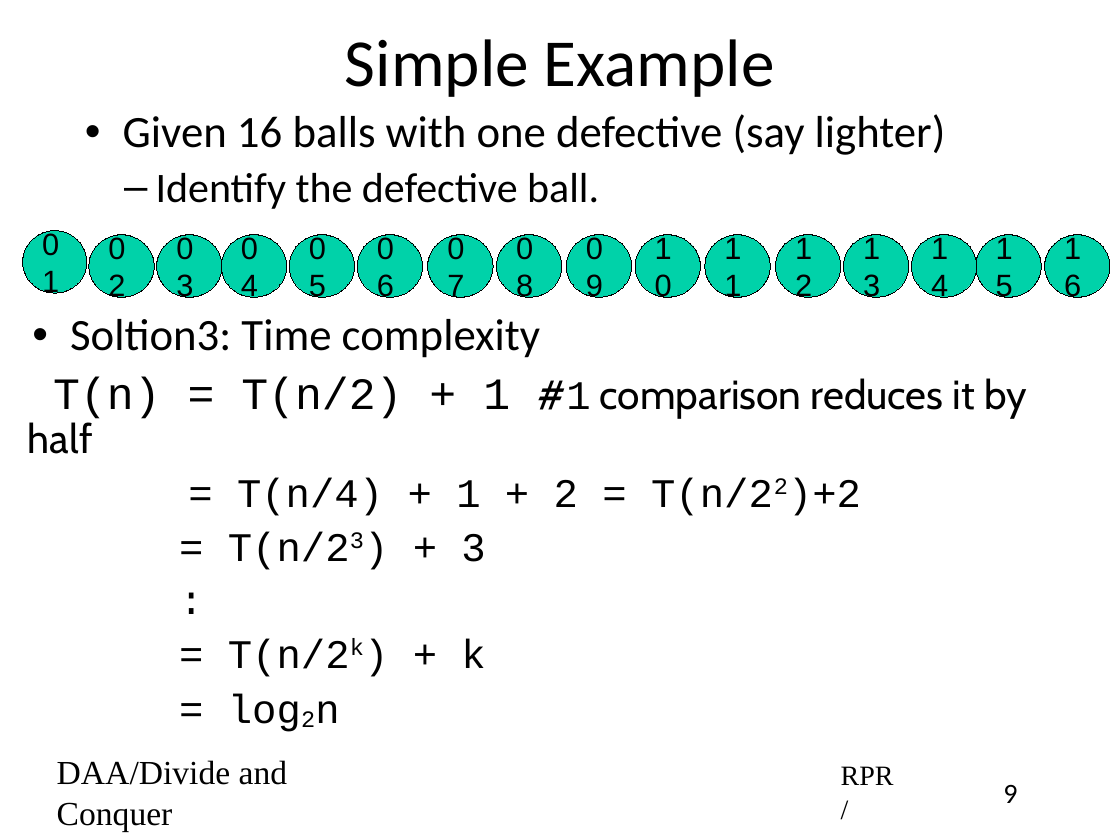
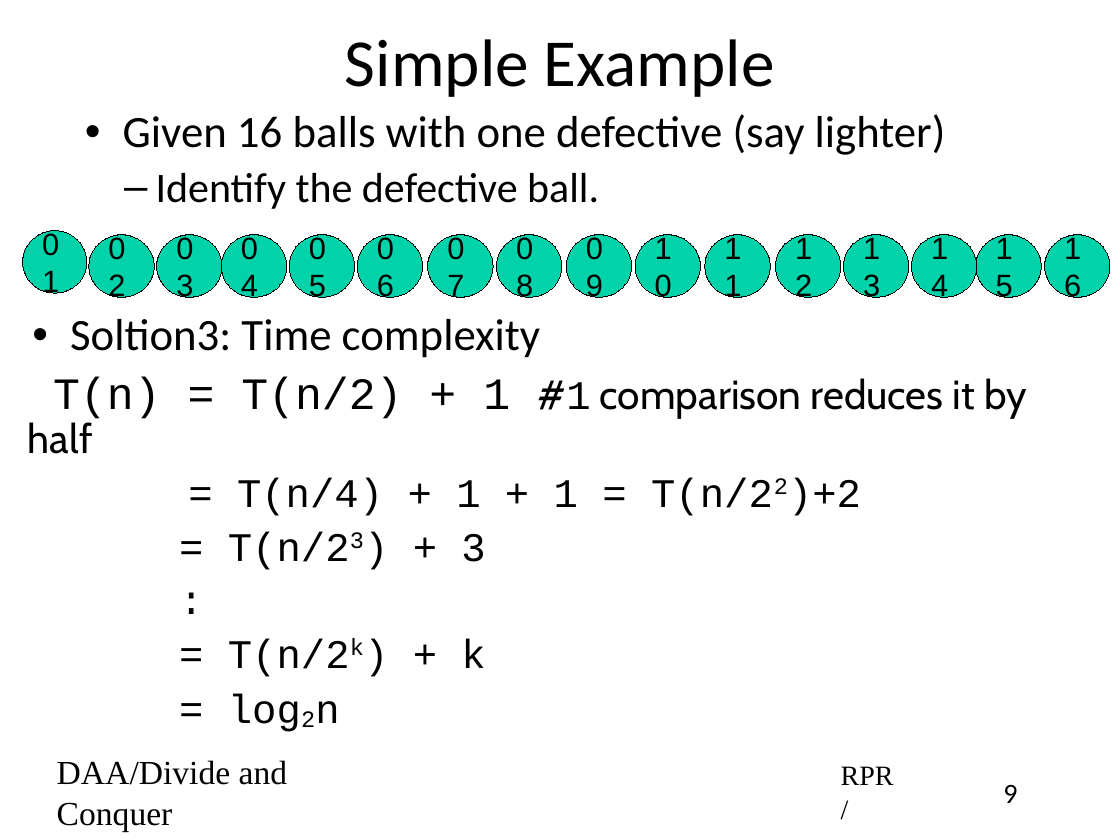
Before and after one commit to rprustagi/2019-17CS43-DAA, a slide deck: slide 9 of Slides-RPR/2019-H1-DAA-L12-Divide-Conquer-BinSearch.pptx. Drawn at 1120x840 pixels with LibreOffice and Linux fonts; fonts in the diff are those of the drawing. Boxes give left, top, right and bottom in pixels: in the first picture for what was removed or moved away, otherwise in the second. Text is boxed around its words. In the diff, an @@ line names an element or a change of style, - is before the commit and + after.

```diff
--- a/Slides-RPR/2019-H1-DAA-L12-Divide-Conquer-BinSearch.pptx
+++ b/Slides-RPR/2019-H1-DAA-L12-Divide-Conquer-BinSearch.pptx
@@ text at bbox=[237, 478, 861, 516]: text changed @@
-            = T(n/4) + 1 + 2 = T(n/22)+2
+            = T(n/4) + 1 + 1 = T(n/22)+2
```
Also in this commit, not shown: 11 other slides changed, 1 slide added, 5 other files.
